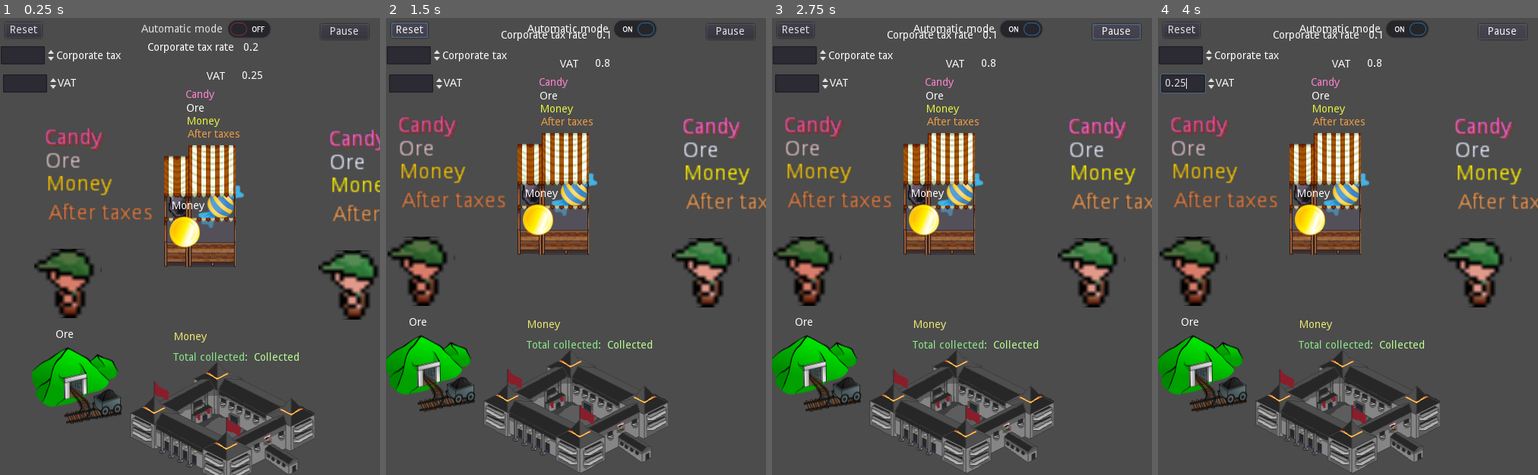
Above: before the commit, frames 1-4 (left to right).
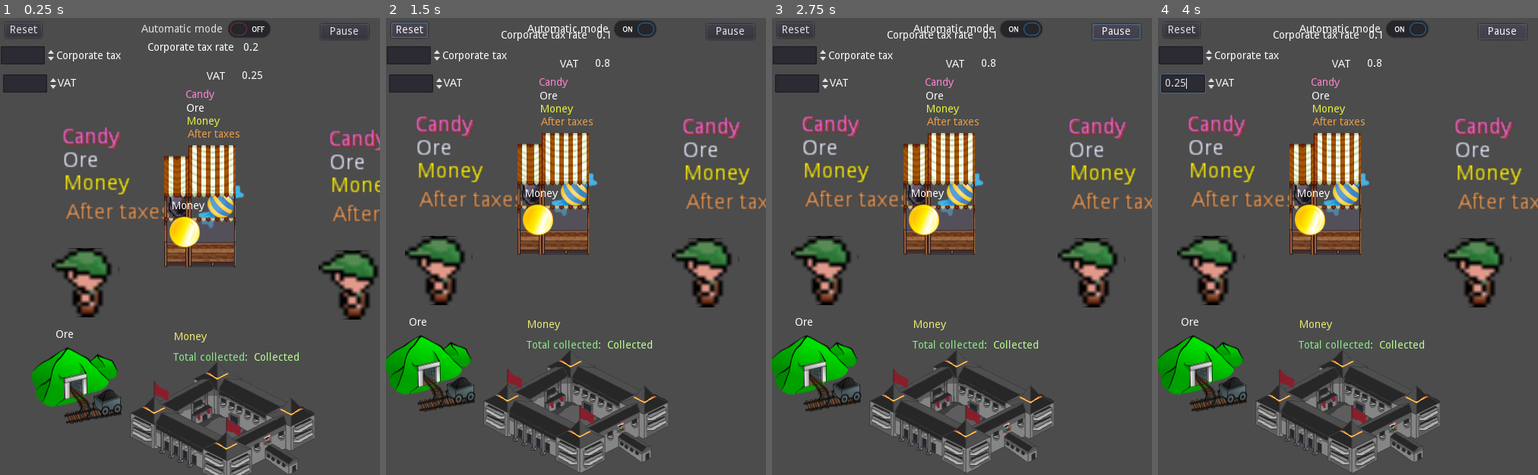
Above: after the commit, the same moments.

Repository: carlostgit/taxes
Game: Godot game, scene res://Control.tscn
Two runs of this game, one before a commit and one after it. Both use one fixed random seed, a clock stepped at 60 frames per second and the inputs below.
Inputs:
- Up to frame 1 (0.25 s): no input
- Up to frame 2 (1.5 s): click "Automatic mode" at 0.5 s; click "Reset" at 1.25 s
- Up to frame 3 (2.75 s): click "Pause" at 2 s
- Up to frame 4 (4 s): hold Right (ui_right) 2.78-3.53 s; hold Down (ui_down) from 3.53 s (still down)

The runs differ from the first frame. In frame 1, 3.7% of the frame differs, in the area x 9-45%, y 23-66%; in frame 2, 3.7%; in frame 3, 3.7%; in frame 4, 3.7%.

Commit message:
Hago una escena separada para el worker

Diff:
--- /dev/null
+++ b/KinematicBody2D_worker.tscn
@@ -0,0 +1,8 @@
+[gd_scene load_steps=3 format=2]
+
+[ext_resource path="res://KinematicBody2D_slacker.tscn" type="PackedScene" id=1]
+[ext_resource path="res://KinematicBody2D_worker.gd" type="Script" id=2]
+
+[node name="KinematicBody2D_worker" instance=ExtResource( 1 )]
+editor/display_folded = true
+script = ExtResource( 2 )
--- a/Node2D.tscn
+++ b/Node2D.tscn
@@ -2,7 +2,7 @@
 
 [ext_resource path="res://Node2D.gd" type="Script" id=1]
 [ext_resource path="res://KinematicBody2D_slacker.tscn" type="PackedScene" id=2]
-[ext_resource path="res://KinematicBody2D_worker.gd" type="Script" id=3]
+[ext_resource path="res://KinematicBody2D_worker.tscn" type="PackedScene" id=3]
 [ext_resource path="res://Area2D_mine.gd" type="Script" id=4]
 [ext_resource path="res://mine.svg" type="Texture" id=5]
 [ext_resource path="res://Area2D_ore.tscn" type="PackedScene" id=6]
@@ -41,11 +41,8 @@
 position = Vector2( 363, 293 )
 _shop_path = NodePath("../StaticBody2D_shop")
 
-[node name="KinematicBody2D_worker" parent="." instance=ExtResource( 2 )]
-modulate = Color( 0.964706, 0.815686, 0.772549, 1 )
-self_modulate = Color( 0.705882, 0.458824, 0.478431, 1 )
-position = Vector2( -11, 291 )
-script = ExtResource( 3 )
+[node name="KinematicBody2D_worker" parent="." instance=ExtResource( 3 )]
+position = Vector2( 12, 290 )
 _shop_path = NodePath("../StaticBody2D_shop")
 _government = NodePath("../StaticBody2D_government")
 
